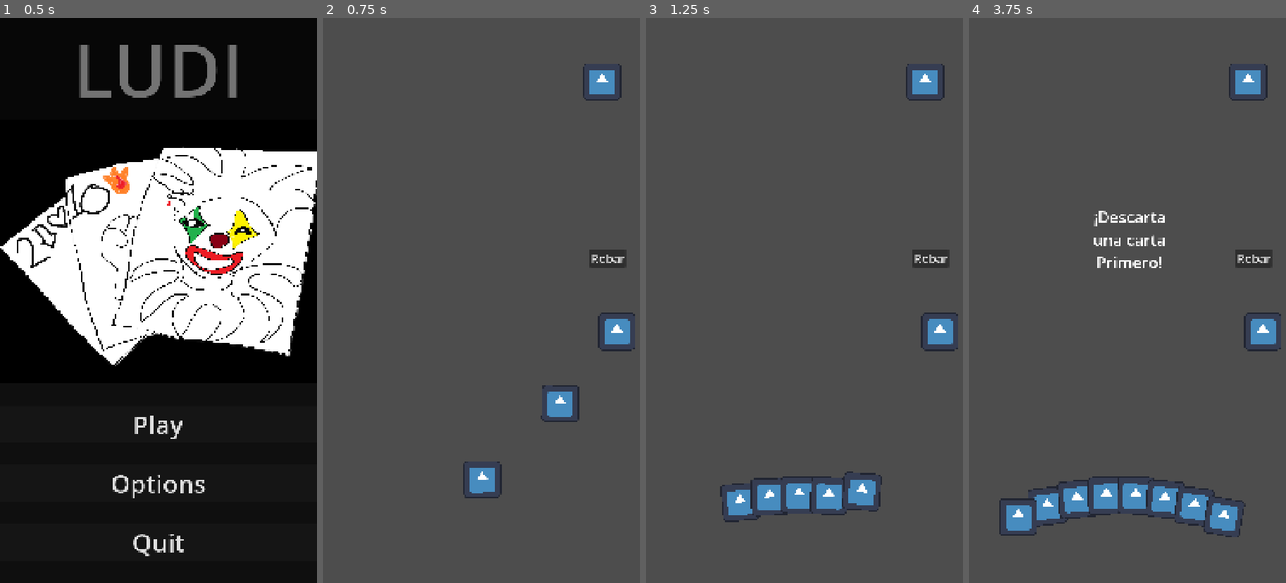
Above: before the commit, frames 1-4 (left to right).
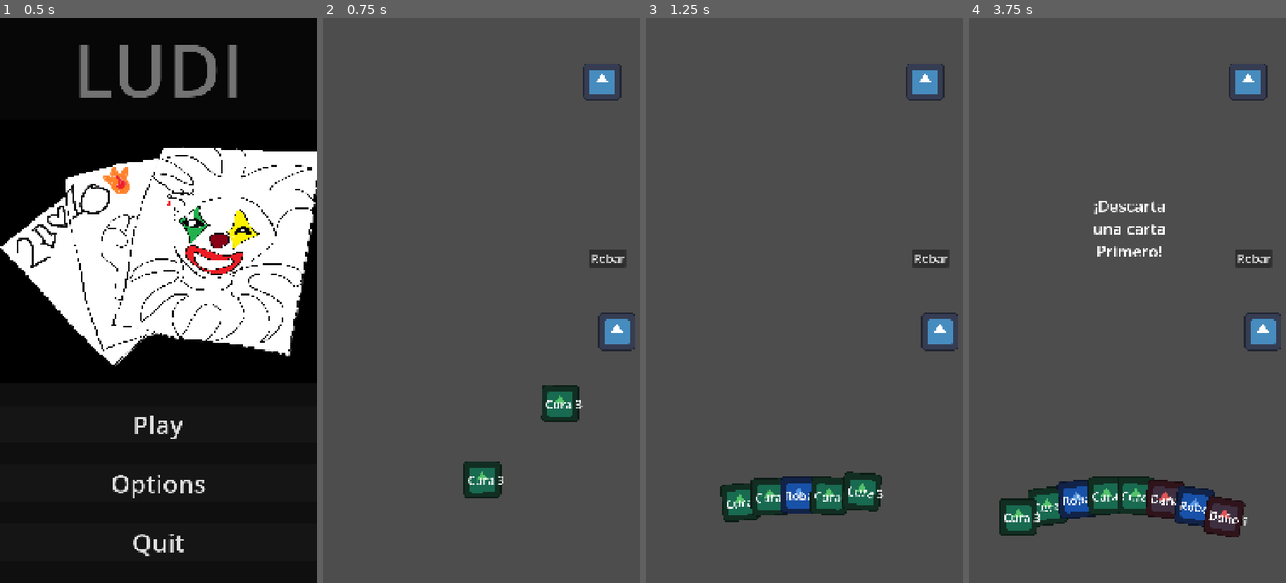
Above: after the commit, the same moments.

Repository: Marckycat/game-small-ludi-
Game: Godot game, scene res://Escenas/MainMenu.tscn
Two runs of this game, one before a commit and one after it. Both use one fixed random seed, a clock stepped at 60 frames per second and the inputs below. The engine's default icon, where the game draws it, is replaced by a stand-in: a white triangle on a blue panel in a dark square.
Inputs (mouse positions are in pixels of both pictures, inside the frame that each line leads up to):
- Up to frame 1 (0.5 s): no input
- Up to frame 2 (0.75 s): click "Play" at 0.5 s
- Up to frame 3 (1.25 s): no input
- Up to frame 4 (3.75 s): click "Robar" at 1.25 s; click "Robar" at 2 s; click "Robar" at 2.75 s; tap Enter at 3.5 s; move the mouse to (1016, 515) at 3.52 s; click (1016, 515) at 3.67 s

Frame 1 is identical in both runs. In frame 2, 1.5% of the frame differs, in the area x 44-82%, y 65-85%; in frame 3, 3.3%; in frame 4, 6.3%, in the area x 9-88%, y 32-92%.

Commit message:
Mejora de las cartas

Diff:
--- a/Assets/Prefabs/prueba_carta.tscn
+++ b/Assets/Prefabs/prueba_carta.tscn
@@ -16,3 +16,10 @@
 visible = false
 position = Vector2(-0.5, -1)
 shape = SubResource("RectangleShape2D_bhunq")
+
+[node name="EfectoCarta" type="Label" parent="." unique_id=1352243732]
+offset_left = -50.0
+offset_top = -25.0
+offset_right = -10.0
+offset_bottom = 30.0
+theme_override_font_sizes/font_size = 40
--- a/Escenas/Test_gameplay.tscn
+++ b/Escenas/Test_gameplay.tscn
@@ -4,9 +4,31 @@
 [ext_resource type="Script" uid="uid://b0kptk3yamqm0" path="res://Scripts/Mano.gd" id="2_2cku3"]
 [ext_resource type="PackedScene" uid="uid://bc7jx4mtxw6si" path="res://Escenas/MenuPause.tscn" id="2_n3j30"]
 [ext_resource type="Texture2D" uid="uid://bsukmlwqsngsh" path="res://icon.svg" id="4_7tuo2"]
+[ext_resource type="Script" uid="uid://bt1fd2ojbkhjn" path="res://Scripts/CartaData.gd" id="4_esatg"]
+
+[sub_resource type="Resource" id="Resource_7tuo2"]
+script = ExtResource("4_esatg")
+descripcion = "Daño a enemigo"
+metadata/_custom_type_script = "uid://bt1fd2ojbkhjn"
+
+[sub_resource type="Resource" id="Resource_esatg"]
+script = ExtResource("4_esatg")
+tipo = 1
+valor = 3
+descripcion = "Cura a Heroe"
+metadata/_custom_type_script = "uid://bt1fd2ojbkhjn"
+
+[sub_resource type="Resource" id="Resource_fmup3"]
+script = ExtResource("4_esatg")
+tipo = 2
+descripcion = "Robar Carta"
+metadata/_custom_type_script = "uid://bt1fd2ojbkhjn"
 
 [sub_resource type="RectangleShape2D" id="RectangleShape2D_bhunq"]
 size = Vector2(222, 242.25)
+
+[sub_resource type="RectangleShape2D" id="RectangleShape2D_riqys"]
+size = Vector2(377, 329)
 
 [node name="Test_gameplay" type="Node2D" unique_id=431069004]
 
@@ -31,13 +53,15 @@
 theme_override_font_sizes/font_size = 40
 text = "Robar"
 
-[node name="Label" type="Label" parent="CanvasLayer" unique_id=1480998546]
+[node name="AVISO" type="Label" parent="CanvasLayer" unique_id=1480998546]
 visible = false
 anchors_preset = -1
 anchor_left = 0.34444445
 anchor_top = 0.29270834
 anchor_right = 0.66851854
 anchor_bottom = 0.49166667
+offset_top = -38.5
+offset_bottom = -38.5
 grow_horizontal = 2
 grow_vertical = 2
 size_flags_horizontal = 4
@@ -48,15 +72,17 @@
 autowrap_mode = 2
 metadata/_edit_use_anchors_ = true
 
-[node name="Mano" type="Node2D" parent="." unique_id=214251238 node_paths=PackedStringArray("punto_mazo", "zona_descarte", "boton_robar", "mensaje_label")]
+[node name="Mano" type="Node2D" parent="." unique_id=214251238 node_paths=PackedStringArray("zona_jugar", "punto_mazo", "zona_descarte", "boton_robar", "mensaje_label")]
 position = Vector2(518, 1622)
 script = ExtResource("2_2cku3")
 carta_escena = ExtResource("1_n3j30")
+zona_jugar = NodePath("../ZonaJuego")
 punto_mazo = NodePath("../Mazo")
 zona_descarte = NodePath("../ZonaDescarte")
 separacion = 100.0
 boton_robar = NodePath("../CanvasLayer/Robar")
-mensaje_label = NodePath("../CanvasLayer/Label")
+mensaje_label = NodePath("../CanvasLayer/AVISO")
+mazo_datos = Array[ExtResource("4_esatg")]([SubResource("Resource_7tuo2"), SubResource("Resource_esatg"), SubResource("Resource_fmup3")])
 
 [node name="Mazo" type="Marker2D" parent="." unique_id=158885100]
 position = Vector2(995, 1067)
@@ -64,10 +90,6 @@
 [node name="Sprite2D" type="Sprite2D" parent="Mazo" unique_id=2104904724]
 position = Vector2(6, -1)
 texture = ExtResource("4_7tuo2")
-
-[node name="PruebaCarta" parent="." unique_id=2063196927 instance=ExtResource("1_n3j30")]
-visible = false
-position = Vector2(0, 790)
 
 [node name="ZonaDescarte" type="Area2D" parent="." unique_id=1740961862]
 position = Vector2(951, 217)
@@ -78,3 +100,10 @@
 
 [node name="Sprite2D" type="Sprite2D" parent="ZonaDescarte" unique_id=1116403807]
 texture = ExtResource("4_7tuo2")
+
+[node name="ZonaJuego" type="Area2D" parent="." unique_id=1229294127]
+position = Vector2(518, 944)
+
+[node name="CollisionShape2D" type="CollisionShape2D" parent="ZonaJuego" unique_id=1733281033]
+position = Vector2(-0.5, -0.5)
+shape = SubResource("RectangleShape2D_riqys")
--- /dev/null
+++ b/Scripts/CartaData.gd
@@ -0,0 +1,30 @@
+class_name CartaData
+extends Resource
+
+enum Tipo { Daño, Curar, Robar }
+
+@export var nombre := "Carta"
+@export var tipo: Tipo = Tipo.Daño
+@export var valor := 1
+@export var textura: Texture2D
+@export_multiline var descripcion := ""
+
+func color() -> Color:
+	match tipo:
+		Tipo.Daño:
+			return Color("e05555")
+		Tipo.Curar:
+			return Color("55c26b")
+		Tipo.Robar:
+			return Color("5593e0")
+	return Color.WHITE
+
+func texto_efecto() -> String:
+	match tipo:
+		Tipo.Daño:
+			return "Daño %d" % valor
+		Tipo.Curar:
+			return "Cura %d" % valor
+		Tipo.Robar:
+			return "Roba %d" % valor
+	return ""
--- /dev/null
+++ b/Scripts/EstadisticasPersonaje.gd
@@ -0,0 +1 @@
+extends Node
--- a/Scripts/Mano.gd
+++ b/Scripts/Mano.gd
@@ -1,6 +1,7 @@
 extends Node2D
 
 @export var carta_escena: PackedScene
+@export var zona_jugar: Area2D
 @export var punto_mazo: Marker2D
 @export var zona_descarte: Area2D
 @export var inicial := 5
@@ -10,12 +11,14 @@
 @export var mensaje_label: Label
 @export var tiempo_visible := 1.0
 @export var tiempo_fade := 0.6
-
+@export var mazo_datos : Array[CartaData]
 
 var cartas: Array = []
 var debe_descartar := false
 var tween_mensaje: Tween
 
+signal daño_hecho(cantidad)
+signal curacion_hecha(cantidad)
 
 func _ready():
 	boton_robar.pressed.connect(robar)
@@ -31,6 +34,7 @@
 	var c = carta_escena.instantiate()
 	add_child(c)
 	c.mano = self
+	c.configurar(mazo_datos.pick_random())
 	c.global_position = punto_mazo.global_position
 	cartas.append(c)
 	if cartas.size() > maximo:
@@ -69,8 +73,12 @@
 
 
 func soltar_carta(carta):
-	if carta.get_overlapping_areas().has(zona_descarte):
+	var zonas = carta.get_overlapping_areas()
+	if zonas.has(zona_descarte):
 		descartar(carta)
+		return
+	if zonas.has(zona_jugar):
+		jugar(carta)
 		return
 	acomodar()
 
@@ -94,3 +102,38 @@
 	tween_mensaje.tween_interval(tiempo_visible)
 	tween_mensaje.tween_property(mensaje_label, "modulate:a", 0.0, tiempo_fade)
 	tween_mensaje.tween_callback(func(): mensaje_label.visible = false)
+
+func jugar(carta):
+	texto_flotante(carta.datos.texto_efecto(), carta.datos.color(), zona_jugar.global_position)
+	aplicar_efecto(carta.datos)
+	cartas.erase(carta)
+	carta.input_pickable = false
+	var t = create_tween()
+	t.tween_property(carta, "global_position", zona_jugar.global_position, 0.2)
+	t.tween_callback(carta.queue_free)
+	debe_descartar = cartas.size() > maximo
+	acomodar()
+
+func aplicar_efecto(d: CartaData):
+	match d.tipo:
+		CartaData.Tipo.Daño:
+			daño_hecho.emit(d.valor)
+		CartaData.Tipo.Curar:
+			curacion_hecha.emit(d.valor)
+		CartaData.Tipo.Robar:
+			for i in d.valor:
+				robar()
+
+func texto_flotante(texto: String, color, pos: Vector2):
+	var l = Label.new()
+	l.text = texto
+	l.modulate = color
+	l.add_theme_font_size_override("font_size",48)
+	l.add_theme_color_override("font_outline_color", Color.BLACK)
+	l.z_index = 200
+	get_tree().current_scene.add_child(l)
+	l.global_position = pos - Vector2(60, 0)
+	var t = create_tween().set_parallel(true)
+	t.tween_property(l, "global_position:y", pos.y - 120, 0.8)
+	t.tween_property(l, "modulate:a", 0.0, 0.8).set_delay(0.3)
+	t.chain().tween_callback(l.queue_free)
--- a/Scripts/MoveObject.gd
+++ b/Scripts/MoveObject.gd
@@ -4,6 +4,7 @@
 var arrastrando := false
 var offset := Vector2.ZERO
 var tween: Tween
+var datos: CartaData
 
 
 func mover_a(pos: Vector2, rot: float = 0.0, dur: float = 0.2):
@@ -37,3 +38,10 @@
 		arrastrando = false
 		if mano:
 			mano.soltar_carta(self)
+
+func configurar(d: CartaData):
+	datos = d
+	if d.textura:
+		$Sprite2D.texture = d.textura
+	$Sprite2D.modulate = d.color()
+	$EfectoCarta.text = d.texto_efecto()
Not shown, added: Scripts/CartaData.gd.uid
Not shown, added: Scripts/EstadisticasPersonaje.gd.uid
